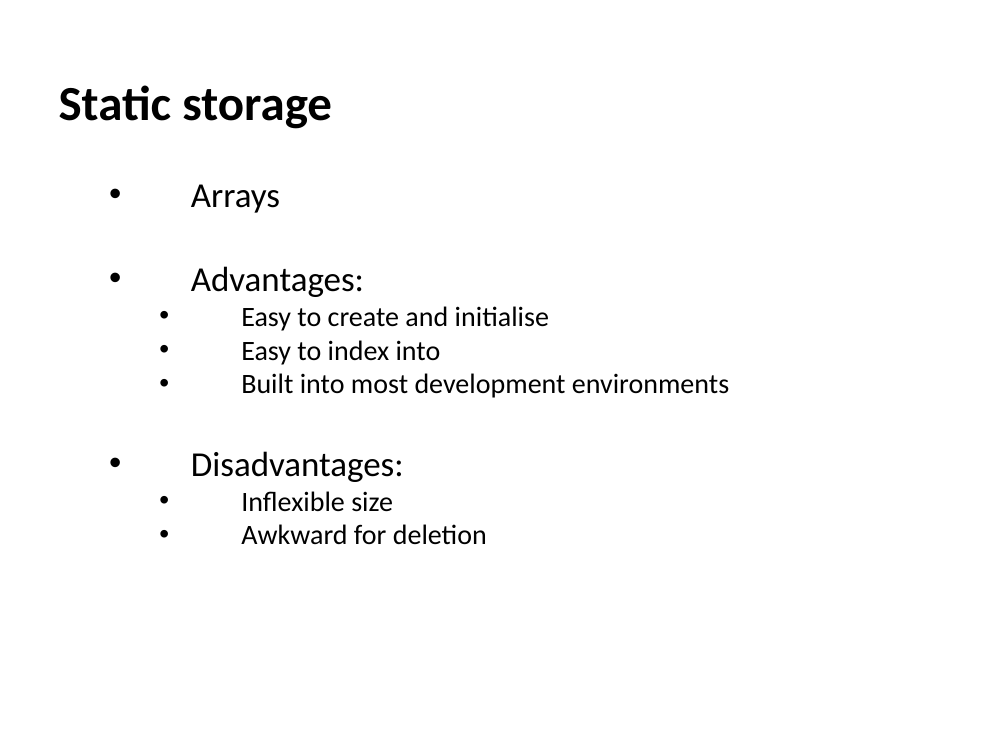
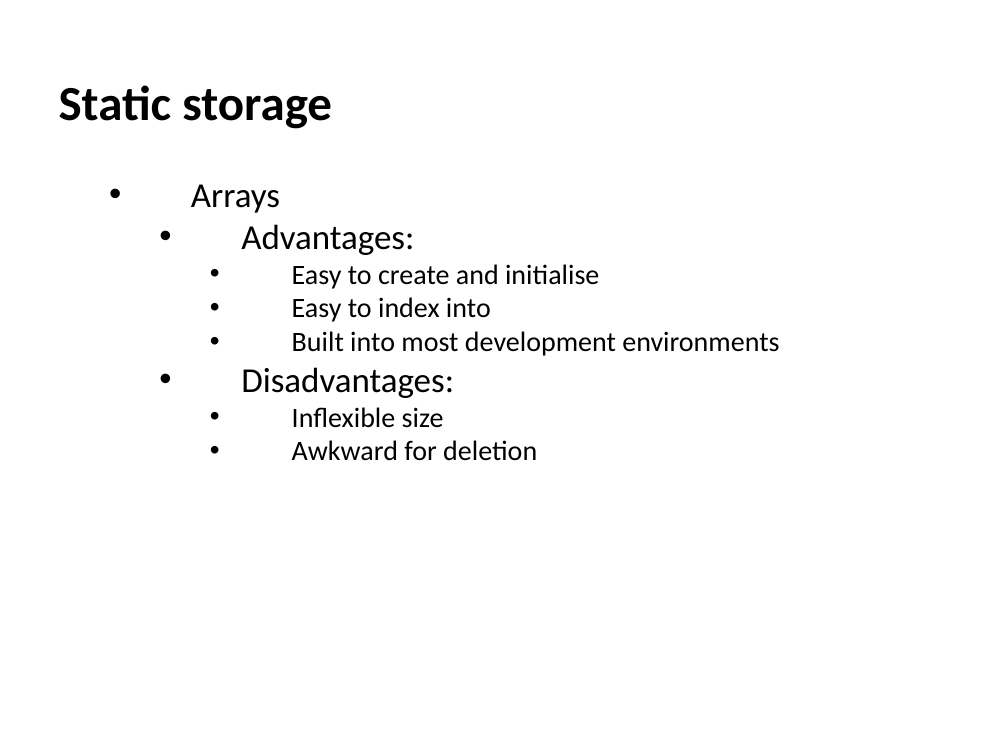
Before and after one commit to szetko/course-materials, a slide deck: slide 3 of Programming 4/03.1 Linked Lists/03.1 Linked Lists.pptx. Drawn at 1008x756 pixels with LibreOffice and Linux fonts; fonts in the diff are those of the drawing. Boxes give left, top, right and bottom in pixels: in the first picture for what was removed or moved away, otherwise in the second. Text is boxed around its words. In the diff, an @@ line names an element or a change of style, - is before the commit and + after.

```diff
--- a/Programming 4/03.1 Linked Lists/03.1 Linked Lists.pptx
+++ b/Programming 4/03.1 Linked Lists/03.1 Linked Lists.pptx
@@ text at [241,224,779,461]: list level 3 to 4 in "Advantages:"; list level 4 to 5 in "Easy to create and initialise"; list level 4 to 5 in "Easy to index into"; list level 4 to 5 in "Built into most development environments"; list level 3 to 4 in "Disadvantages:"; list level 4 to 5 in "Inflexible size"; list level 4 to 5 in "Awkward for deletion" @@
```
Also in this commit, not shown: 3 slides added.
